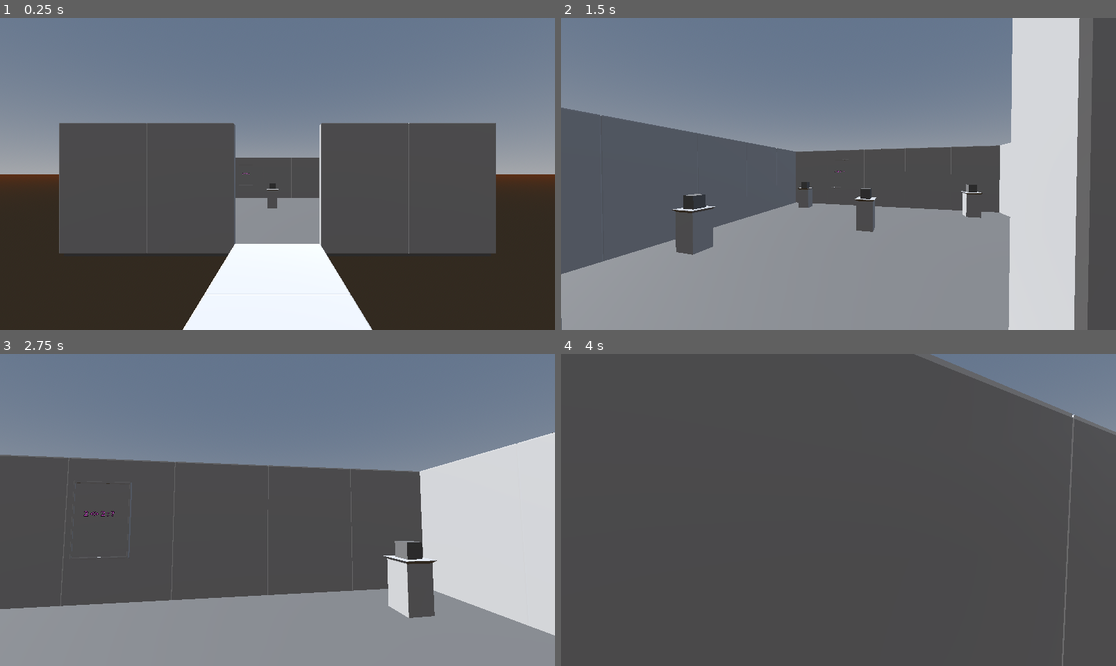
Above: before the commit, frames 1-4 (two rows, left to right).
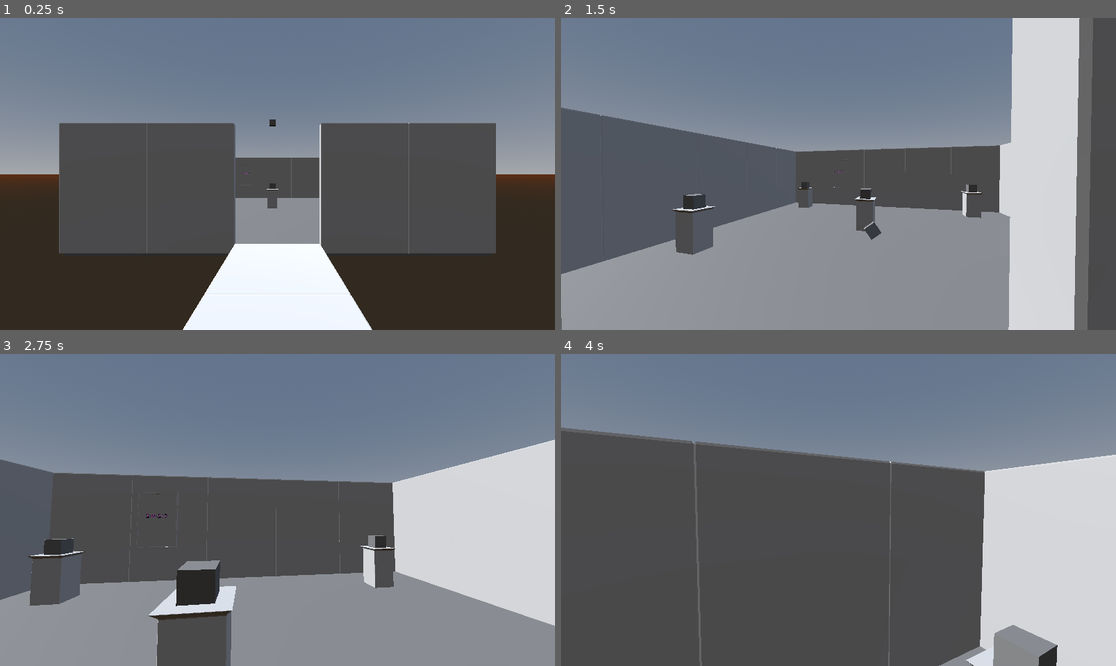
Above: after the commit, the same moments.

Repository: vixinxiviir/EpsilonZero
Game: Godot game, scene res://scenes/levels/test_puzzle.tscn
The game is run twice, just before and just after one commit, with the same random seed, the same clock (stepped at 60 frames per second) and the same inputs.
Inputs (mouse positions are in pixels of both pictures, inside the frame that each line leads up to):
- Up to frame 1 (0.25 s): no input
- Up to frame 2 (1.5 s): move the mouse to (866, 174) at 0.52 s; hold E (interact) 0.53-1.28 s; hold W (move_forward) from 0.53 s (still down); tap Space (jump) at 0.77 s; move the mouse to (810, 174) at 1.27 s; tap E (interact) at 1.35 s
- Up to frame 3 (2.75 s): keep holding W (move_forward); tap Space (jump) at 1.52 s; move the mouse to (288, 503) at 2.02 s; hold E (interact) from 2.03 s (still down)
- Up to frame 4 (4 s): keep holding W (move_forward); move the mouse to (832, 516) at 2.77 s; release E (interact) at 2.78 s; tap E (interact) at 2.85 s; tap Space (jump) at 3.02, 3.77 s; move the mouse to (877, 513) at 3.52 s; hold E (interact) from 3.53 s (still down)

The runs differ from the first frame. In frame 1, less than 0.1% of the frame differs, in the area x 48-50%, y 32-35%; in frame 2, less than 0.1%; in frame 3, 15%; in frame 4, 44%, in the area x 0-100%, y 0-100%.

Commit message:
Physics bugfix

Diff:
--- a/scenes/levels/test_puzzle.tscn
+++ b/scenes/levels/test_puzzle.tscn
@@ -12,6 +12,10 @@
 [sub_resource type="BoxMesh" id="BoxMesh_4ejm5"]
 
 [sub_resource type="BoxShape3D" id="BoxShape3D_x3ka1"]
+
+[sub_resource type="BoxMesh" id="BoxMesh_suwbp"]
+
+[sub_resource type="BoxShape3D" id="BoxShape3D_hwi3k"]
 
 [node name="TestPuzzle" type="Node3D" unique_id=2135528893]
 script = ExtResource("1_hwi3k")
@@ -132,21 +136,43 @@
 [node name="number_2" parent="numberObjects" unique_id=1899418654 instance=ExtResource("6_suwbp")]
 transform = Transform3D(1, 0, 0, 0, 1, 0, 0, 0, 1, 2, 1.25, 3.75)
 collision_layer = 4
+collision_mask = 5
+can_sleep = false
 
 [node name="number_3" parent="numberObjects" unique_id=80367067 instance=ExtResource("6_suwbp")]
 transform = Transform3D(1, 0, 0, 0, 1, 0, 0, 0, 1, -3.75, 1.25, 3.75)
+collision_mask = 5
+can_sleep = false
 
 [node name="number_4" parent="numberObjects" unique_id=238868100 instance=ExtResource("6_suwbp")]
 transform = Transform3D(1, 0, 0, 0, 1, 0, 0, 0, 1, -3.75, 1.25, -3.5)
+collision_mask = 5
+can_sleep = false
 
 [node name="number_5" parent="numberObjects" unique_id=538996592 instance=ExtResource("6_suwbp")]
 transform = Transform3D(1, 0, 0, 0, 1, 0, 0, 0, 1, 2, 1.25, -3.5)
+collision_mask = 5
+can_sleep = false
 
 [node name="number_6" parent="numberObjects" unique_id=1792311562 instance=ExtResource("6_suwbp")]
 transform = Transform3D(1, 0, 0, 0, 1, 0, 0, 0, 1, -0.75, 1.25, 0.25)
+collision_mask = 5
+can_sleep = false
 
 [node name="player" parent="." unique_id=674035508 instance=ExtResource("6_1t1ff")]
 transform = Transform3D(-4.371139e-08, 0, 1, 0, 1, 0, -1, 0, -4.371139e-08, 9.75, -0.25, 0)
 collision_layer = 2
 
 [node name="WorldEnvironment" parent="." unique_id=1963483063 instance=ExtResource("7_2n1ni")]
+
+[node name="RigidBody3D" type="RigidBody3D" parent="." unique_id=853749650]
+transform = Transform3D(0.3, 0, 0, 0, 0.3, 0, 0, 0, 0.3, -0.625, 4.875, 0.125)
+collision_layer = 4
+collision_mask = 5
+
+[node name="MeshInstance3D" type="MeshInstance3D" parent="RigidBody3D" unique_id=700055199]
+transform = Transform3D(0.9999998, 0, 0, 0, 0.9999998, 0, 0, 0, 0.9999998, -0.41666675, 0, 0.41666663)
+mesh = SubResource("BoxMesh_suwbp")
+
+[node name="CollisionShape3D" type="CollisionShape3D" parent="RigidBody3D" unique_id=1551533825]
+shape = SubResource("BoxShape3D_hwi3k")
--- a/scripts/player/player_movement.gd
+++ b/scripts/player/player_movement.gd
@@ -59,7 +59,7 @@
 	else:
 		var dropPosition = heldObject.global_position
 		heldObject.collision_layer = 4  # Object is on layer 3 (bit value 4)
-		heldObject.collision_mask = 1
+		heldObject.collision_mask = 1 + 4
 		heldObject.reparent(numberContainer)
 		heldObject.global_position = dropPosition
 		heldObject.gravity_scale = 1
--- a/scripts/puzzles/number_.gd
+++ b/scripts/puzzles/number_.gd
@@ -2,4 +2,4 @@
 
 func _ready():
 	collision_layer = 4
-	collision_mask = 1
+	collision_mask = 1 + 4
